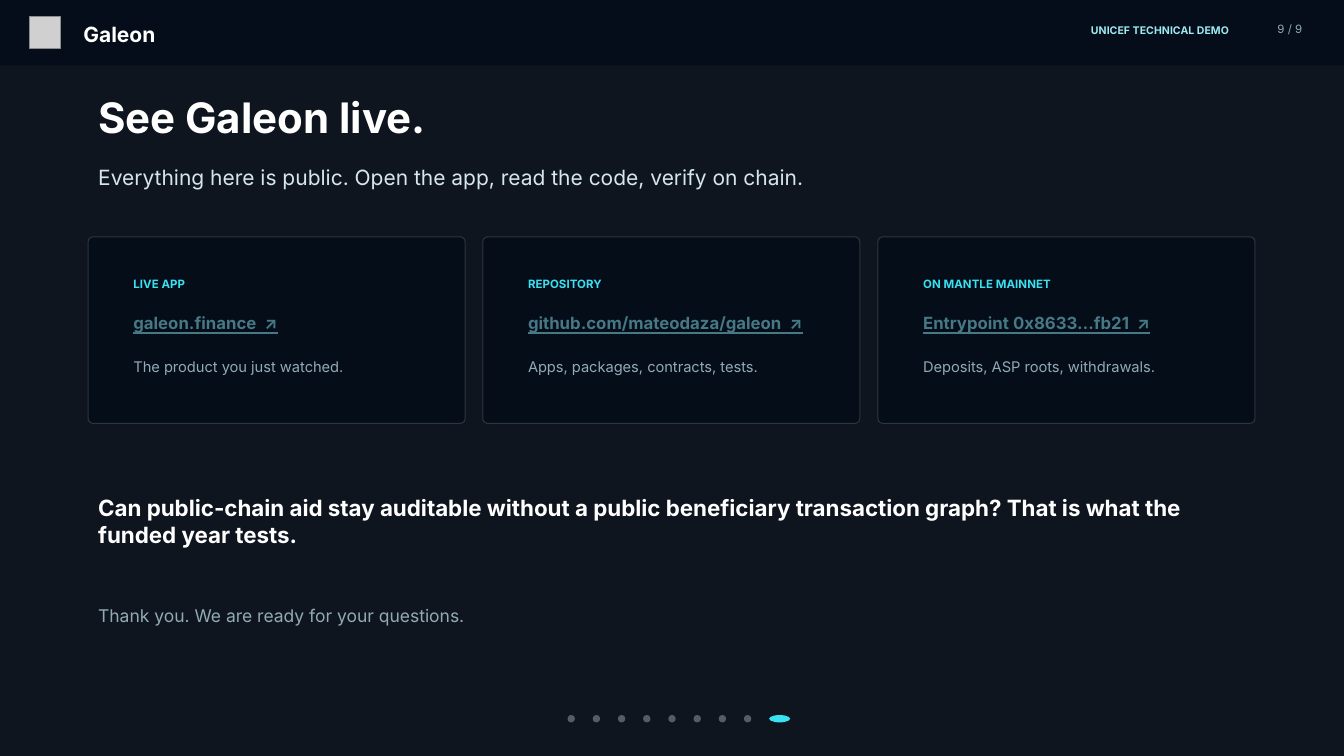
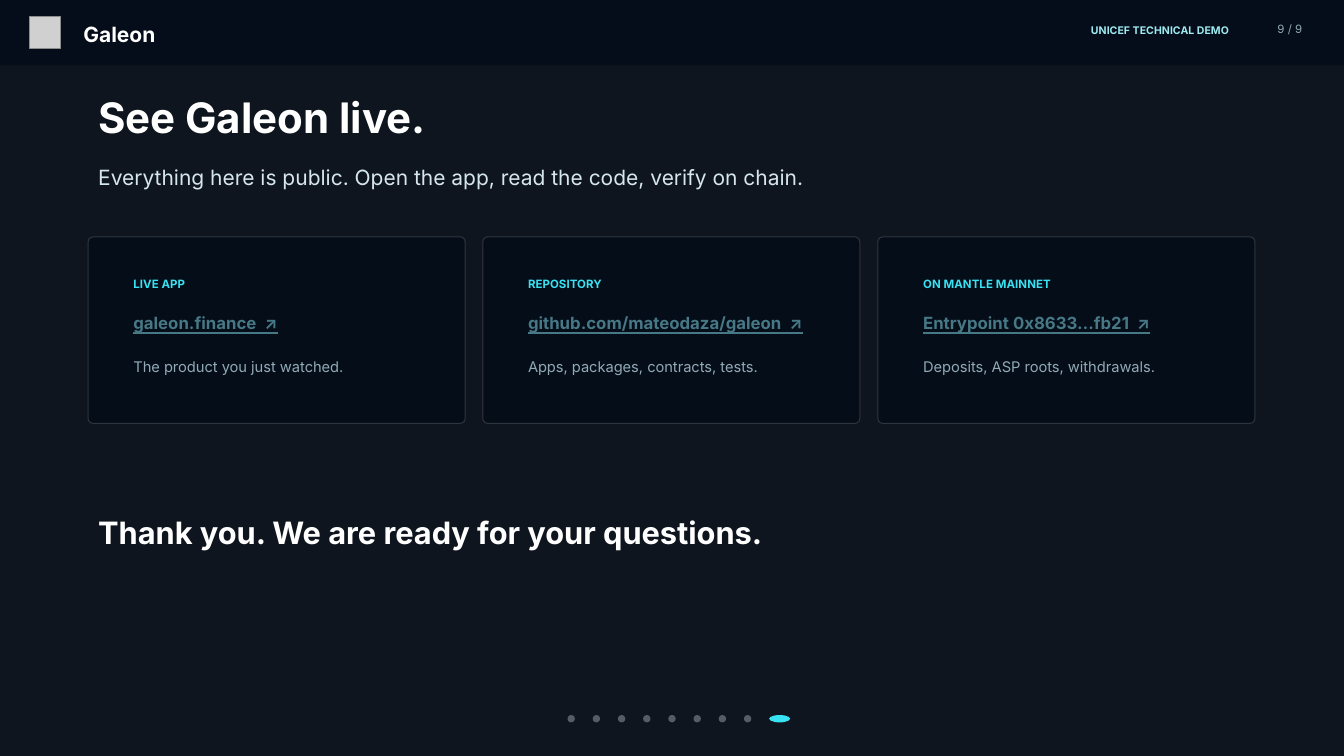
Before and after one commit to mateodaza/galeon, a slide deck: slide 9 of outputs/Galeon_UNICEF_Technical_Demo_2026.pptx. Drawn at 1344x756 pixels with LibreOffice and Linux fonts; fonts in the diff are those of the drawing; grey boxes stand for pictures; background and template pictures are left out; a plain dark background stands for a picture behind light text. Boxes give left, top, right and bottom in pixels: in the first picture for what was removed or moved away, otherwise in the second. Text is boxed around its words. In the diff, an @@ line names an element or a change of style, - is before the commit and + after.

```diff
--- a/outputs/Galeon_UNICEF_Technical_Demo_2026.pptx
+++ b/outputs/Galeon_UNICEF_Technical_Demo_2026.pptx
@@ text "Thank you. We are ready ...": place and size @@
-text "Thank you. We are ready ..." at [98, 608, 464, 626]
+text "Thank you. We are ready ..." at [98, 520, 762, 551]
@@ text "Thank you. We are ready ..." at [98, 520, 762, 551]: size 12.5 to 22 pt, text colour #91AAB5 to #FFFFFF, bold on @@
@@ text removed at [98, 499, 1180, 548] @@
-Can public-chain aid stay auditable without a public beneficiary transaction graph? That is what the funded year tests.
```
Also in this commit, not shown: 3 other slides changed, 1 other file.
